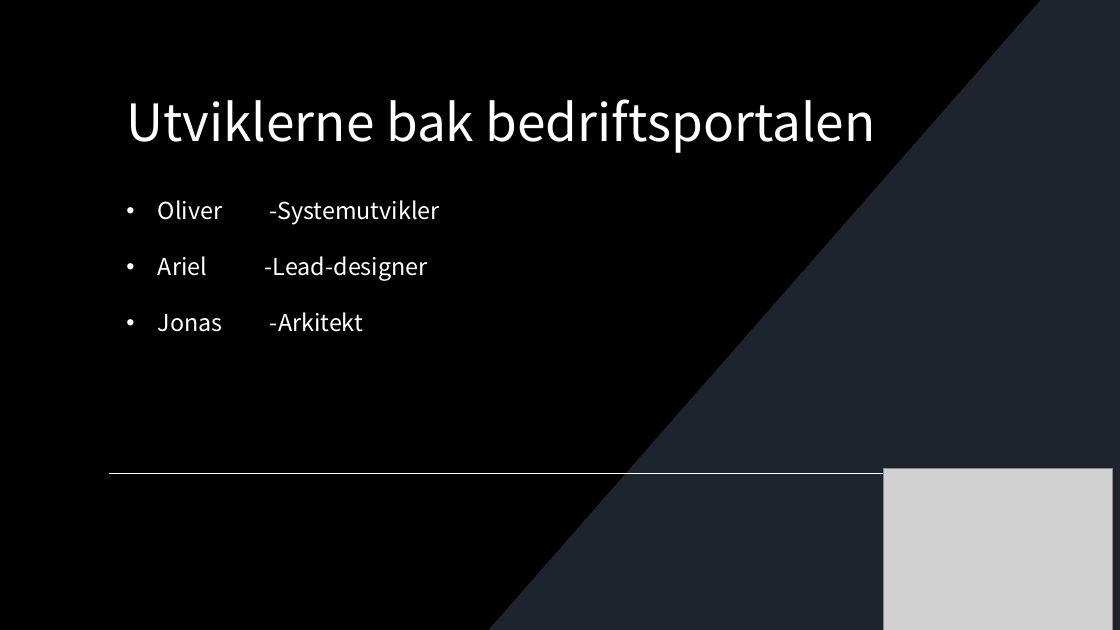
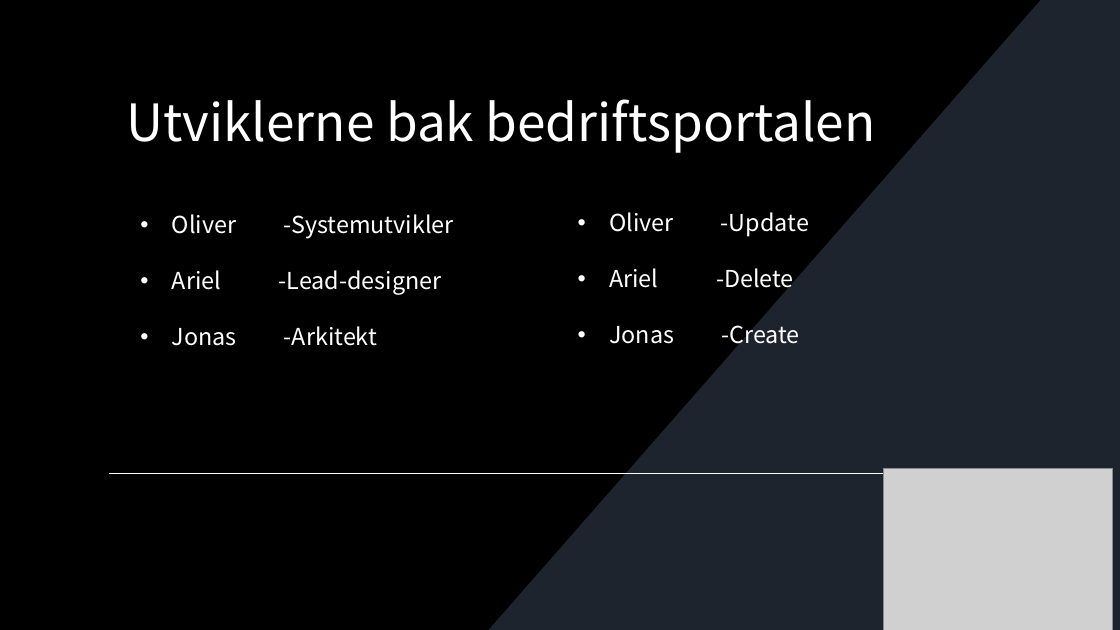
Before and after one commit to JonasTopper/Bedriftsportalen, a slide deck: slide 13 of Presentasjon.pptx (slide 10 before the commit). Drawn at 1120x630 pixels with LibreOffice and Linux fonts; fonts in the diff are those of the drawing; grey boxes stand for pictures; background and template pictures are left out. Boxes give left, top, right and bottom in pixels: in the first picture for what was removed or moved away, otherwise in the second. Text is boxed around its words. In the diff, an @@ line names an element or a change of style, - is before the commit and + after.

```diff
--- a/Presentasjon.pptx
+++ b/Presentasjon.pptx
@@ text "Oliver -Systemutvikler": place and size @@
-text "Oliver -Systemutvikler" at [158,200,439,332]
+text "Oliver -Systemutvikler" at [172,214,453,346]
@@ text added at [609,212,809,350], 20 pt, text #FFFFFF @@
+• Oliver -Update
+• Ariel -Delete
+• Jonas -Create
```
Also in this commit, not shown: 3 other slides changed, 3 slides added.
